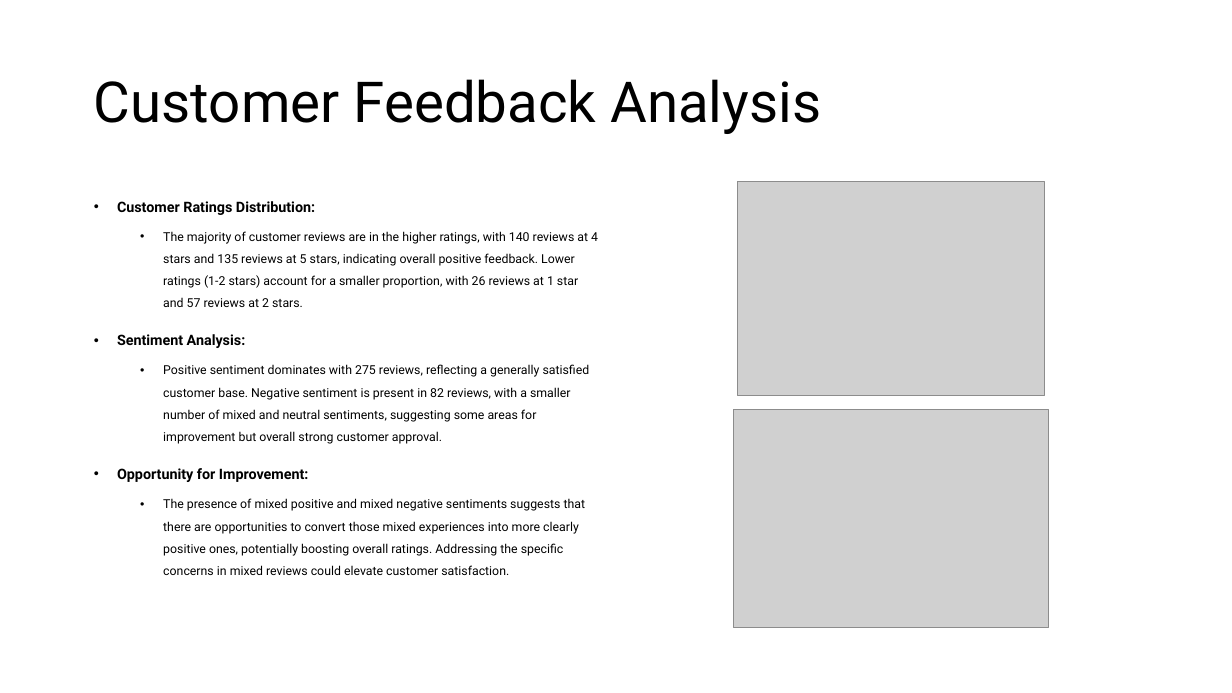
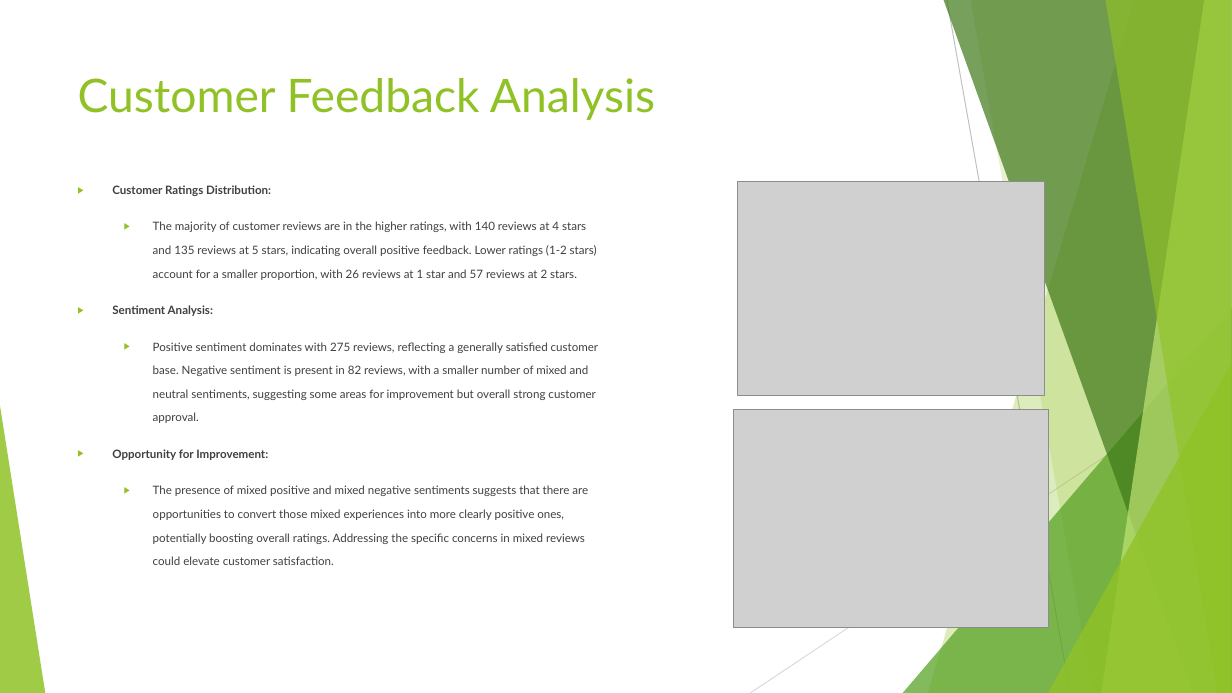
Before and after one commit to vijaypatidar123/-customer-feedback-marketing-analysis, a slide deck: slide 5 of 5. Presentation/Presentation Example.pptx. Drawn at 1232x693 pixels with LibreOffice and Linux fonts; fonts in the diff are those of the drawing; grey boxes stand for pictures. Boxes give left, top, right and bottom in pixels: in the first picture for what was removed or moved away, otherwise in the second. Text is boxed around its words. In the diff, an @@ line names an element or a change of style, - is before the commit and + after.

```diff
--- a/5. Presentation/Presentation Example.pptx
+++ b/5. Presentation/Presentation Example.pptx
@@ title "Customer Feedback Analysis": place and size @@
-title "Customer Feedback Analysis" at box(94, 79, 821, 134)
+title "Customer Feedback Analysis" at box(78, 78, 655, 120)
@@ title "Customer Feedback Analysis" at box(78, 78, 655, 120): size 44 to 36 pt, font Roboto to Lato, text colour #000000 to #90C226; line spacing 0.9 to 1; vertical alignment middle to top @@
@@ text "Customer Ratings Distribution:": place and size @@
-text "Customer Ratings Distribution:" at box(117, 201, 598, 575)
+text "Customer Ratings Distribution:" at box(112, 185, 598, 565)
@@ text "Customer Ratings Distribution:" at box(112, 185, 598, 565): size 11.2 to 9 pt in "Customer Ratings Distribution:", "Sentiment Analysis:", "Opportunity for Improvement:"; font Roboto to Lato, text colour #000000 to #404040, size 9.6 to 9 pt; bullet • to ▶; line spacing 1.5 to 1.7; more space between paragraphs @@
@@ group added at box(0, 0, 1232, 693): 5 freeform shapes, 3 triangles, 2 lines @@
```
Also in this commit, not shown: 5 other slides changed.
